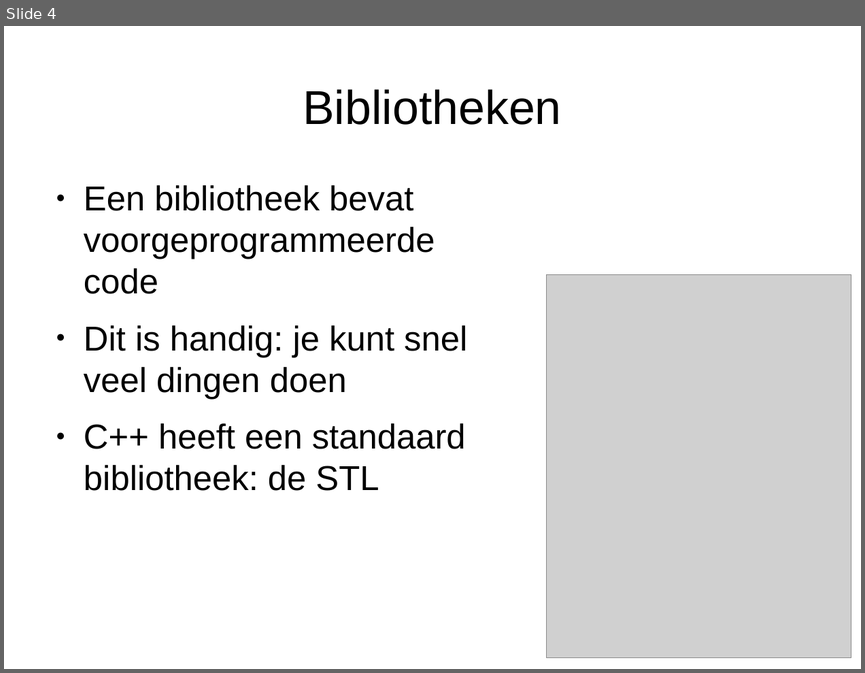
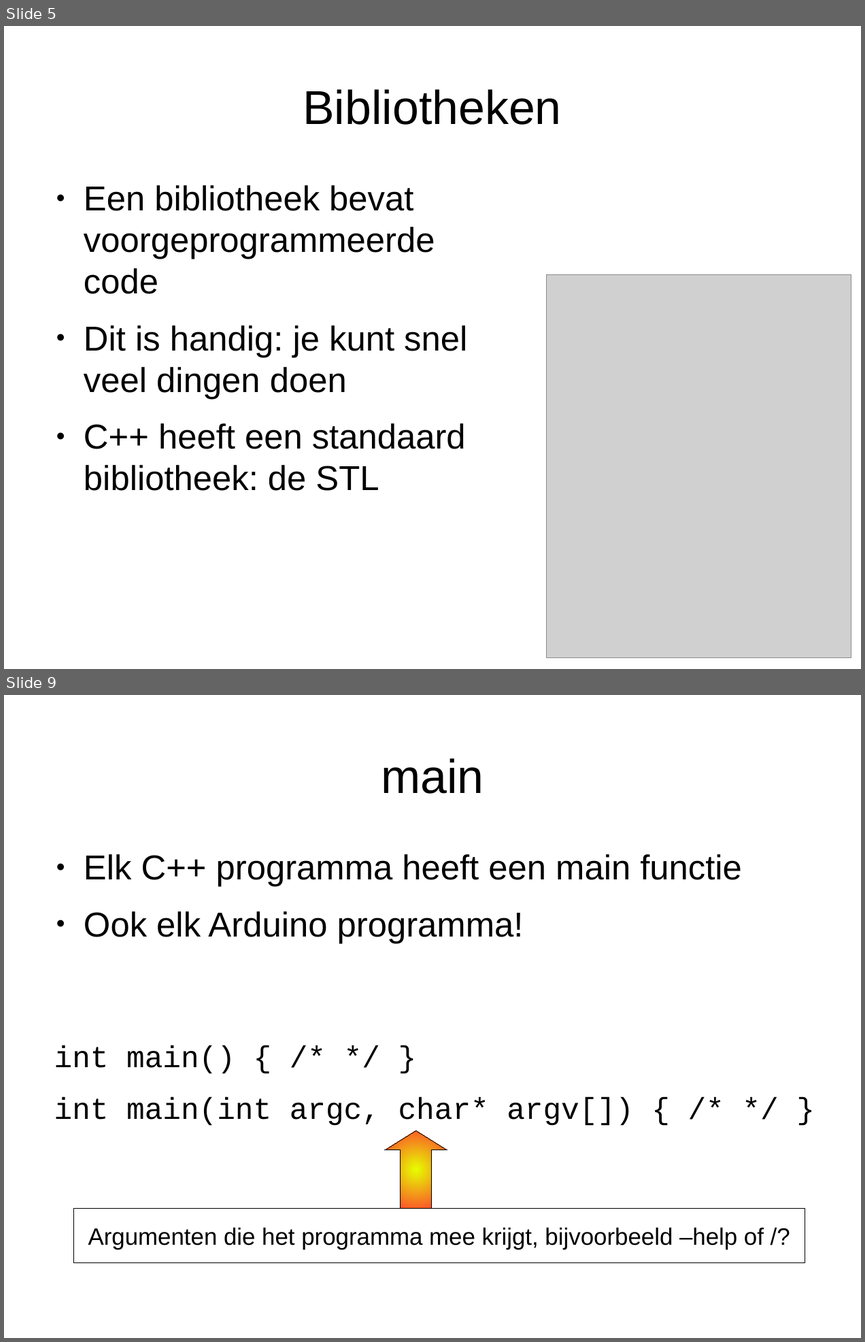
Before and after one commit to djog/arduino_cursus, a slide deck: Raw/ArduinoEnCpp.odp. Shown one above the other, each under a label of ours: slide 4 before the commit, slides 5 and 9 after it; the slides between them are not shown. The pictures are 865x673 and 865x1342 pixels, drawn with LibreOffice and Linux fonts; fonts in the diff are those of the drawing; grey boxes stand for pictures. Boxes give left, top, right and bottom in pixels: in the first picture for what was removed or moved away, otherwise in the second. Text is boxed around its words. In the diff, an @@ line names an element or a change of style, - is before the commit and + after.

Commit message:
Functies 1 en 2

```diff
--- a/Raw/ArduinoEnCpp.odp
+++ b/Raw/ArduinoEnCpp.odp
@@ slide 9 added at [4,695,861,1338], background #FFFFFF @@
@@ title added at [381,758,483,794], 44 pt, text #000000 @@
+main
@@ text added at [84,854,742,943], 32 pt, text #000000 @@
+● Elk C++ programma heeft een main functie
+● Ook elk Arduino programma!
@@ text added at [54,1045,633,1125], 28 pt, text #000000 @@
+int main() { /* */ }
+int main(int argc, char* argv[]) { /* */ }
@@ up arrow added at [385,1130,447,1208], fill gradient #E6FF00 to #FF3333, outline #000000 0 pt @@
@@ rectangle added at [74,1208,805,1263], fill #FFFFFF, outline #000000 0 pt, 22 pt, text #000000 @@
+Argumenten die het programma mee krijgt, bijvoorbeeld –help of /?
@@ what was slide 4 is now slide 5 @@
```
Also in this commit, not shown: 3 slides changed, 3 other slides added, 1 slide removed, 5 other files.
